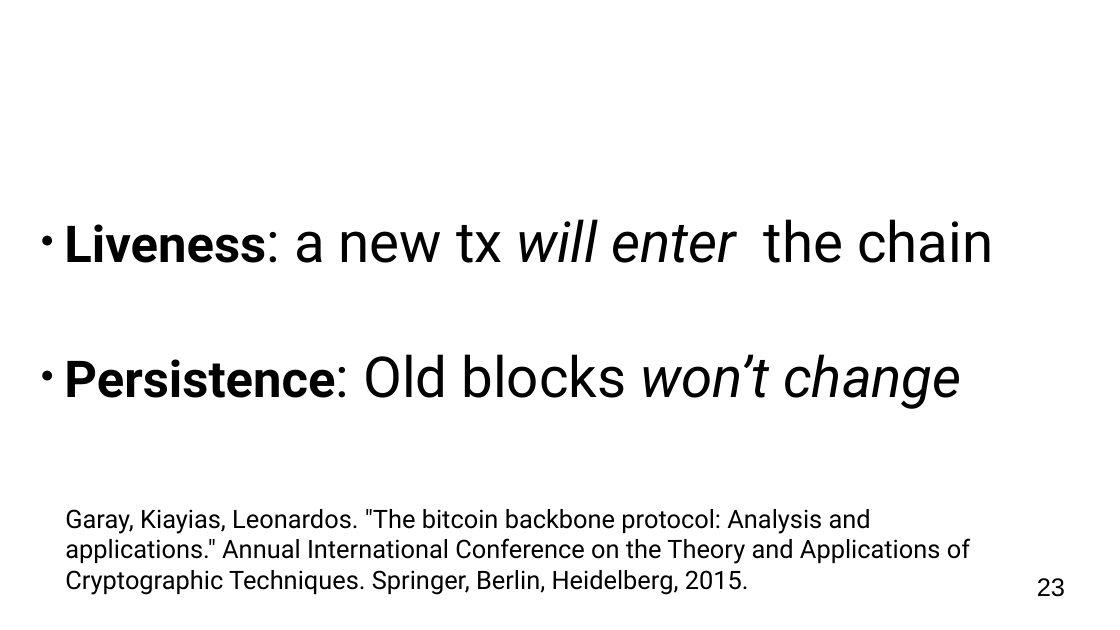
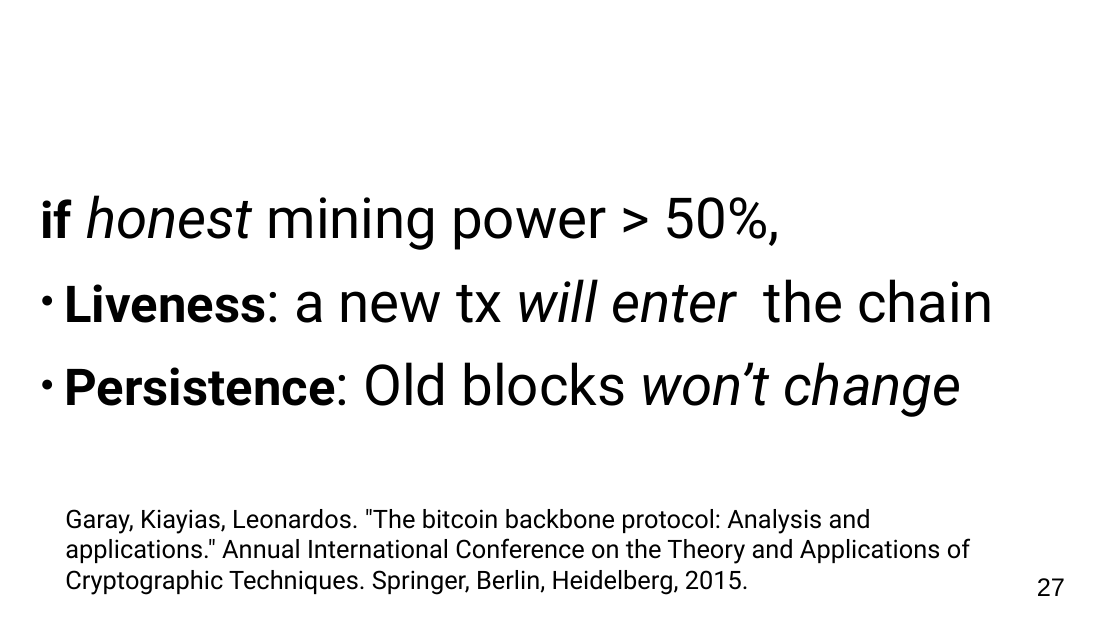
Before and after one commit to OrfeasLitos/blockchain_slides, a slide deck: slide 27 of presentation.pptx (slide 23 before the commit). Drawn at 1120x630 pixels with LibreOffice and Linux fonts; fonts in the diff are those of the drawing; background and template pictures are left out. Boxes give left, top, right and bottom in pixels: in the first picture for what was removed or moved away, otherwise in the second. Text is boxed around its words. In the diff, an @@ line names an element or a change of style, - is before the commit and + after.

Commit message:
Export to PDF and PowerPoint

```diff
--- a/presentation.pptx
+++ b/presentation.pptx
@@ text "if honest mining power > ...": place and size @@
-text "if honest mining power > ..." at (64, 219, 993, 409)
+text "if honest mining power > ..." at (40, 195, 993, 417)
@@ text at (40, 195, 780, 250): paragraph added @@
+if honest mining power > 50%,
@@ text at (64, 279, 993, 417): more space between paragraphs @@
@@ page number at (1037, 578, 1065, 596): text changed @@
-23
+27
```
Also in this commit, not shown: 9 other slides changed, 5 slides added, 1 other file.
